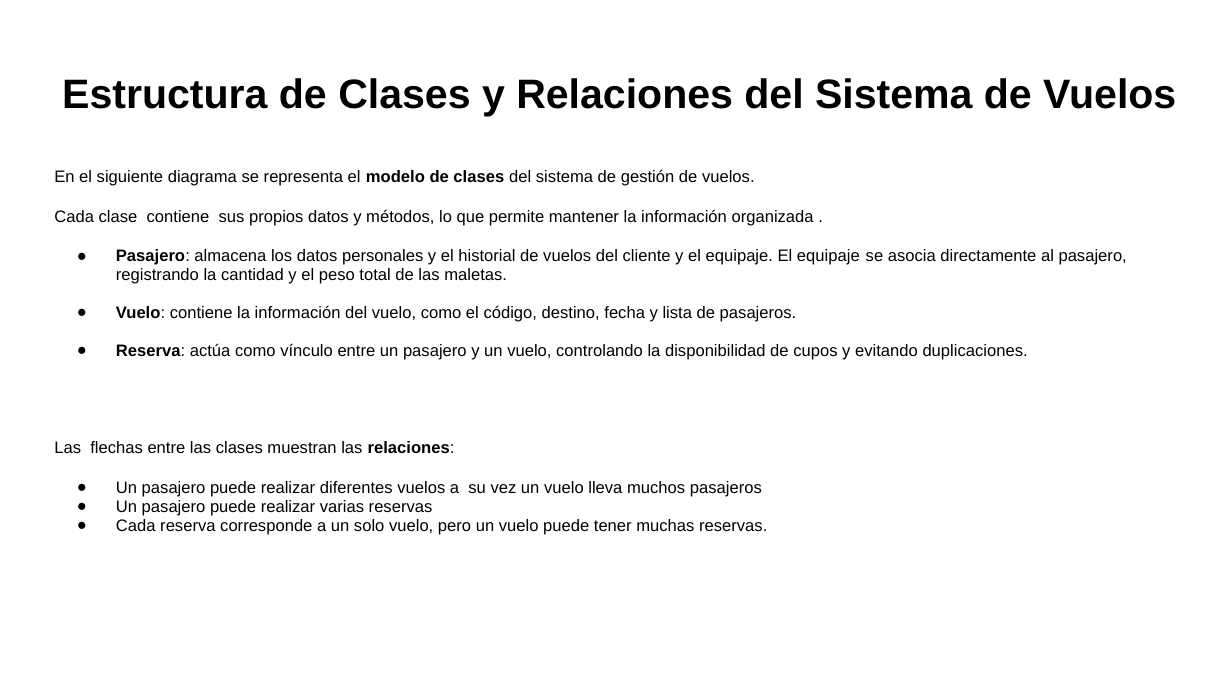
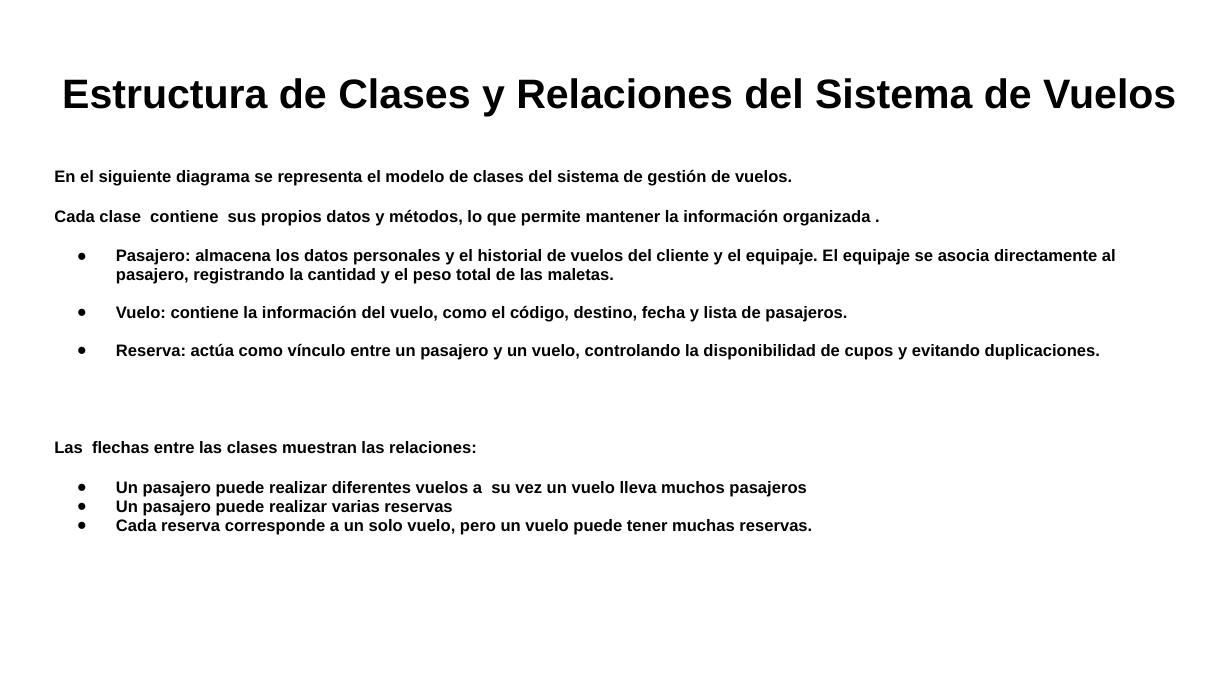
Before and after one commit to MarielaIPS/Final, a slide deck: slide 5 of Sistema de vuelos.pptx (slide 4 before the commit). Drawn at 1232x693 pixels with LibreOffice and Linux fonts; fonts in the diff are those of the drawing; background and template pictures are left out. Boxes give left, top, right and bottom in pixels: in the first picture for what was removed or moved away, otherwise in the second. Text is boxed around its words. In the diff, an @@ line names an element or a change of style, - is before the commit and + after.

```diff
--- a/Sistema de vuelos.pptx
+++ b/Sistema de vuelos.pptx
@@ text "En el siguiente diagrama se ..." at [54,169,1116,535]: bold on @@
```
Also in this commit, not shown: 5 other slides changed, 11 slides added, 1 slide removed, 6 other files.
